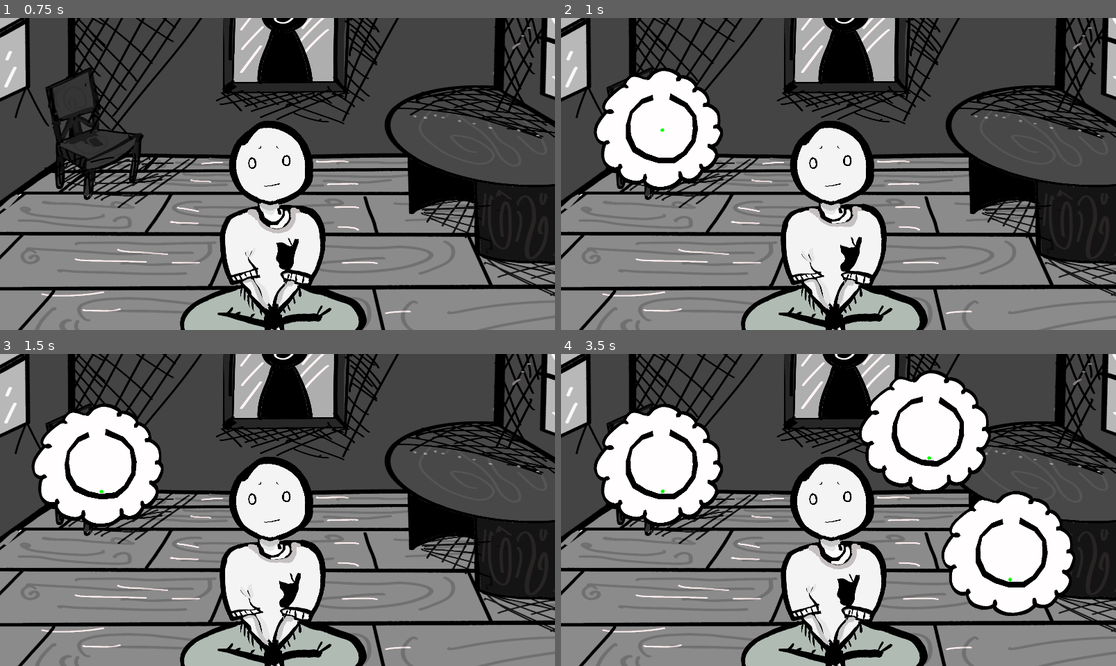
Above: before the commit, frames 1-4 (two rows, left to right).
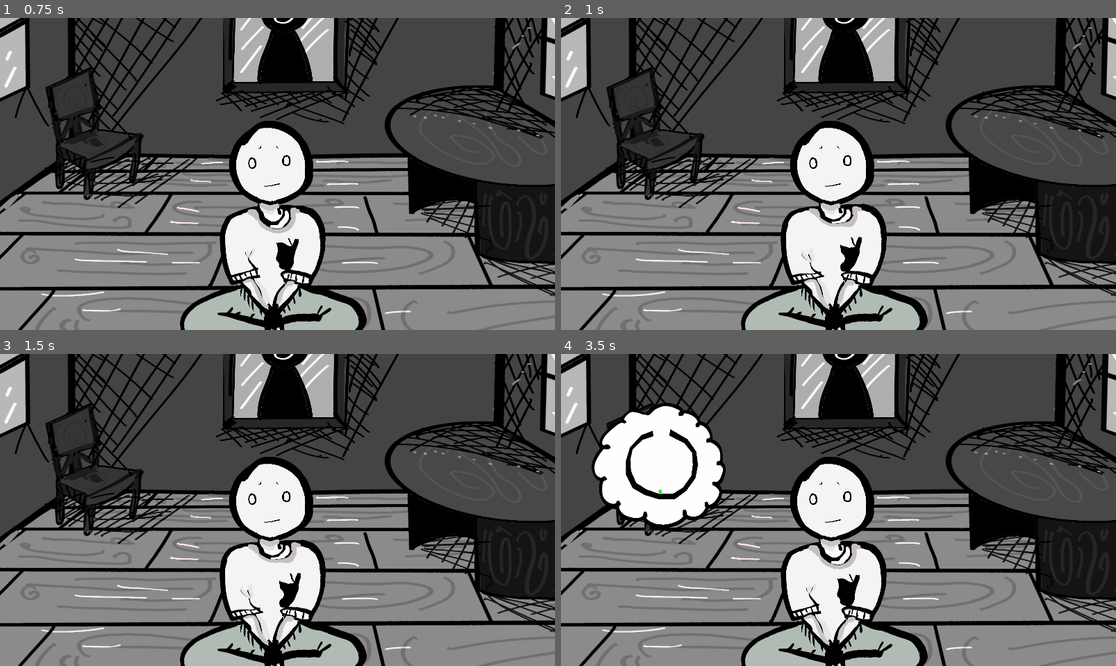
Above: after the commit, the same moments.

Repository: alilley96/gwj-097-imminent-doom
Game: Godot game, scene res://main/game.tscn
The game is run twice, just before and just after one commit, with the same random seed, the same clock (stepped at 60 frames per second) and the same inputs.
Inputs (mouse positions are in pixels of both pictures, inside the frame that each line leads up to):
- Up to frame 1 (0.75 s): tap Enter at 0.5 s; move the mouse to (399, 158) at 0.52 s; hold Mouse wheel down (rotate_clockwise) from 0.53 s (still down)
- Up to frame 2 (1 s): keep holding Mouse wheel down (rotate_clockwise); tap Mouse wheel up (rotate_counter_clockwise) at 0.8 s
- Up to frame 3 (1.5 s): move the mouse to (166, 525) at 1.27 s; release Mouse wheel down (rotate_clockwise) at 1.28 s; tap Mouse wheel up (rotate_counter_clockwise) at 1.35 s
- Up to frame 4 (3.5 s): tap Mouse wheel down (rotate_clockwise) at 1.55, 3.05 s; move the mouse to (894, 441) at 2.02 s; hold Mouse wheel down (rotate_clockwise) 2.03-2.78 s; tap Mouse wheel up (rotate_counter_clockwise) at 2.3, 2.85 s; move the mouse to (810, 572) at 2.77 s

Frame 1 is identical in both runs. In frame 2, 6.4% of the frame differs, in the area x 5-30%, y 15-56%; in frame 3, 6.6%; in frame 4, 15%, in the area x 5-93%, y 5-84%.

Commit message:
refactor spirals into dedicated controller

Diff:
--- a/main/game.tscn
+++ b/main/game.tscn
@@ -2,6 +2,7 @@
 
 [ext_resource type="Script" uid="uid://cjj4pg2rc7q6r" path="res://main/game_controller.gd" id="1_63c7r"]
 [ext_resource type="Script" uid="uid://desrwj3job6fl" path="res://main/input_controller.gd" id="2_2fwfh"]
+[ext_resource type="Script" uid="uid://b5nftxjid3qwf" path="res://spiral/spiral_controller.gd" id="3_3qcir"]
 [ext_resource type="PackedScene" uid="uid://cp8jissxbhjia" path="res://player/player.tscn" id="3_46yon"]
 [ext_resource type="PackedScene" uid="uid://btlu6np2304x1" path="res://spiral_spawn_point/spiral_spawn_point.tscn" id="4_vfw6y"]
 [ext_resource type="Texture2D" uid="uid://c8vljxkopppg" path="res://main/assets/background_0.png" id="5_vfw6y"]
@@ -17,18 +18,23 @@
 "speed": 5.0
 }]
 
-[node name="Game" type="Node2D" unique_id=2020320118 node_paths=PackedStringArray("input_controller", "player", "spiral_spawn_timer", "spiral_spawn_points")]
+[node name="Game" type="Node2D" unique_id=2020320118 node_paths=PackedStringArray("input_controller", "spiral_controller", "player")]
 script = ExtResource("1_63c7r")
 input_controller = NodePath("InputController")
+spiral_controller = NodePath("SpiralController")
 player = NodePath("Player")
-spiral_spawn_rate = 1.0
-spiral_spawn_timer = NodePath("SpiralSpawnTimer")
-spiral_spawn_points = [NodePath("SpiralSpawnPoints/SpiralSpawnPoint_0"), NodePath("SpiralSpawnPoints/SpiralSpawnPoint_1"), NodePath("SpiralSpawnPoints/SpiralSpawnPoint_2")]
 metadata/_custom_type_script = "uid://cjj4pg2rc7q6r"
 
 [node name="InputController" type="Node" parent="." unique_id=340821141]
 script = ExtResource("2_2fwfh")
 metadata/_custom_type_script = "uid://desrwj3job6fl"
+
+[node name="SpiralController" type="Node" parent="." unique_id=264240810 node_paths=PackedStringArray("spiral_spawn_timer", "spiral_spawn_points")]
+script = ExtResource("3_3qcir")
+spiral_spawn_rate = 2.0
+spiral_spawn_timer = NodePath("../SpiralSpawnTimer")
+spiral_spawn_points = [NodePath("../SpiralSpawnPoints/SpiralSpawnPoint_0"), NodePath("../SpiralSpawnPoints/SpiralSpawnPoint_1"), NodePath("../SpiralSpawnPoints/SpiralSpawnPoint_2")]
+metadata/_custom_type_script = "uid://b5nftxjid3qwf"
 
 [node name="Player" parent="." unique_id=1874287193 instance=ExtResource("3_46yon")]
 position = Vector2(29, 141)
--- a/main/game_controller.gd
+++ b/main/game_controller.gd
@@ -4,21 +4,8 @@
 # Exports ----------------------------------------------------------------
 
 @export var input_controller: InputController
+@export var spiral_controller: SpiralController
 @export var player: Player
-
-@export var spiral_spawn_rate: float
-@export var spiral_spawn_timer: Timer
-@export var spiral_spawn_points: Array[SpiralSpawnPoint]
-
-
-# Constants ----------------------------------------------------------------
-
-var SPIRAL_SCENE: PackedScene = preload("res://spiral/spiral.tscn")
-
-
-# Private Variables ----------------------------------------------------------------
-
-var _spirals: Array[Spiral]
 
 
 # Lifecycle Functions ----------------------------------------------------------------
@@ -26,18 +13,11 @@
 func _ready() -> void:
 	player.no_health.connect(_game_over)
 
-	spiral_spawn_timer.wait_time = spiral_spawn_rate
-	spiral_spawn_timer.timeout.connect(_spawn_spiral)
-	spiral_spawn_timer.start()
-
 	input_controller.rotate_clockwise.connect(_rotate_spirals_clockwise)
 	input_controller.rotate_counter_clockwise.connect(_rotate_spirals_counter_clockwise)
 
-
-func _process(_delta: float) -> void:
-	#if player.health > 0.0:
-		#light.light_energy = player.health
-	pass
+	spiral_controller.damage.connect(_apply_damage)
+	spiral_controller.heal.connect(_regen_health)
 
 
 # Private functions ----------------------------------------------------------------
@@ -46,56 +26,17 @@
 	print("Game Over!")
 
 
-func _spawn_spiral() -> void:
-	var spawn_point = _get_free_spawn_point()
-	if spawn_point == null:
-		return
-
-	var new_spiral = SPIRAL_SCENE.instantiate()
-	spawn_point.active_spiral = new_spiral
-	new_spiral.spawn_point = spawn_point
-
-	new_spiral.position = spawn_point.position
-	_spirals.append(new_spiral)
-
-	new_spiral.damage.connect(player.apply_damage)
-	new_spiral.completed.connect(_spiral_completed)
-
-	add_child(new_spiral)
-
-
-func _get_free_spawn_point() -> SpiralSpawnPoint:
-	var free_spawn_points = []
-	for point in spiral_spawn_points:
-		if not point.active_spiral:
-			free_spawn_points.append(point)
-
-	if free_spawn_points.size() == 0:
-		return null
-
-	var random_index = randi() % free_spawn_points.size()
-	var spawn_point = free_spawn_points[random_index]
-
-	return spawn_point
-
-
-func _spiral_completed(completed_spiral: Spiral, health_regen: float) -> void:
-	player.regen_health(health_regen)
-
-	_spirals.erase(completed_spiral)
-
-	completed_spiral.damage.disconnect(player.apply_damage)
-	completed_spiral.completed.disconnect(_spiral_completed)
-
-	completed_spiral.spawn_point.active_spiral = null
-	completed_spiral.destroy()
-
-
 func _rotate_spirals_clockwise() -> void:
-	for spiral in _spirals:
-		spiral.rotate_clockwise()
+	spiral_controller.rotate_spirals_clockwise()
 
 
 func _rotate_spirals_counter_clockwise() -> void:
-	for spiral in _spirals:
-		spiral.rotate_counter_clockwise()
+	spiral_controller.rotate_spirals_counter_clockwise()
+
+
+func _apply_damage(amount: float) -> void:
+	player.apply_damage(amount)
+
+
+func _regen_health(amount: float) -> void:
+	player.regen_health(amount)
--- a/player/player.gd
+++ b/player/player.gd
@@ -26,7 +26,7 @@
 
 
 func _process(_delta: float) -> void:
-	var current_state = PlayerStates.CONTENT
+	var current_state := PlayerStates.CONTENT
 
 	for state in PlayerStates.STATES:
 		if _health < state.health_threshold:
--- a/spiral/spiral.gd
+++ b/spiral/spiral.gd
@@ -3,8 +3,7 @@
 
 # Signals
 
-signal damage()
-signal completed(spiral: Spiral, health_regen: float)
+signal completed(spiral: Spiral)
 
 
 # Exports ----------------------------------------------------------------
@@ -12,7 +11,7 @@
 @export var thought_bubble_sprite: AnimatedSprite2D
 @export var maze_container: StaticBody2D
 @export var ball: Node2D
-@export var damage_timer: Timer
+@export var damage_per_second: float = 5.0
 @export var maze_end_area: Area2D
 
 @export var health_regen: float = 10.0
@@ -23,21 +22,11 @@
 var spawn_point: SpiralSpawnPoint = null
 
 
-# Private variables ----------------------------------------------------------------
-
-var _damage_per_second: float = 5.0
-
-
 # Lifecycle Functions ----------------------------------------------------------------
 
 func _ready() -> void:
 	thought_bubble_sprite.animation = "default"
 	thought_bubble_sprite.play()
-
-	damage_timer.wait_time = 1.0
-	damage_timer.timeout.connect(_damage_timer_timeout)
-	damage_timer.one_shot = false
-	damage_timer.start()
 
 	maze_end_area.body_entered.connect(_maze_completed)
 
@@ -63,9 +52,5 @@
 
 # Private Functions -----------------------------------------------------------------
 
-func _damage_timer_timeout() -> void:
-	damage.emit(_damage_per_second)
-
-
 func _maze_completed(_body: Node2D) -> void:
-	completed.emit(self, health_regen)
+	completed.emit(self)
--- a/spiral/spiral.tscn
+++ b/spiral/spiral.tscn
@@ -53,12 +53,11 @@
 [sub_resource type="CircleShape2D" id="CircleShape2D_pcdha"]
 radius = 8.0
 
-[node name="Spiral" type="Node2D" unique_id=1670825711 node_paths=PackedStringArray("thought_bubble_sprite", "maze_container", "ball", "damage_timer", "maze_end_area")]
+[node name="Spiral" type="Node2D" unique_id=1670825711 node_paths=PackedStringArray("thought_bubble_sprite", "maze_container", "ball", "maze_end_area")]
 script = ExtResource("1_1wqmu")
 thought_bubble_sprite = NodePath("AnimatedSprite2D")
 maze_container = NodePath("Maze")
 ball = NodePath("Ball")
-damage_timer = NodePath("DamageTimer")
 maze_end_area = NodePath("Maze/MazeEndArea2D")
 metadata/_custom_type_script = "uid://b6cm8ecfo86uo"
 
@@ -66,7 +65,7 @@
 position = Vector2(0, 29)
 scale = Vector2(0.3, 0.3)
 sprite_frames = SubResource("SpriteFrames_djd8e")
-frame_progress = 0.17204823
+frame_progress = 0.39136052
 
 [node name="Maze" type="StaticBody2D" parent="." unique_id=949086165]
 
--- /dev/null
+++ b/spiral/spiral_controller.gd
@@ -0,0 +1,99 @@
+class_name SpiralController
+extends Node
+
+# Signals ----------------------------------------------------------------
+
+signal damage(amount: float)
+signal heal(amount: float)
+
+
+# Exports ----------------------------------------------------------------
+
+@export var spiral_spawn_rate: float
+@export var spiral_spawn_timer: Timer
+@export var spiral_spawn_points: Array[SpiralSpawnPoint]
+
+
+# Constants ----------------------------------------------------------------
+
+var SPIRAL_SCENE: PackedScene = preload("res://spiral/spiral.tscn")
+
+
+# Private Variables ----------------------------------------------------------------
+
+var _spirals: Array[Spiral]
+
+
+# Lifecycle Functions ----------------------------------------------------------------
+
+func _ready() -> void:
+	spiral_spawn_timer.wait_time = spiral_spawn_rate
+	spiral_spawn_timer.timeout.connect(_spawn_spiral)
+	spiral_spawn_timer.start()
+
+
+func _process(delta: float) -> void:
+	var frame_damage := 0.0
+	for spiral in _spirals:
+		frame_damage += spiral.damage_per_second
+
+	frame_damage *= delta
+
+	damage.emit(frame_damage)
+
+
+# Private functions ----------------------------------------------------------------
+
+func _spawn_spiral() -> void:
+	var spawn_point := _get_free_spawn_point()
+	if spawn_point == null:
+		return
+
+	var new_spiral := SPIRAL_SCENE.instantiate()
+	spawn_point.active_spiral = new_spiral
+	new_spiral.spawn_point = spawn_point
+
+	new_spiral.position = spawn_point.position
+	_spirals.append(new_spiral)
+
+	new_spiral.completed.connect(_spiral_completed)
+
+	add_child(new_spiral)
+
+
+func _get_free_spawn_point() -> SpiralSpawnPoint:
+	var free_spawn_points: Array[SpiralSpawnPoint] = []
+	for point in spiral_spawn_points:
+		if not point.active_spiral:
+			free_spawn_points.append(point)
+
+	if free_spawn_points.size() == 0:
+		return null
+
+	var random_index := randi() % free_spawn_points.size()
+	var spawn_point := free_spawn_points[random_index]
+
+	return spawn_point
+
+
+func _spiral_completed(completed_spiral: Spiral) -> void:
+	heal.emit(completed_spiral.health_regen)
+
+	_spirals.erase(completed_spiral)
+
+	completed_spiral.completed.disconnect(_spiral_completed)
+
+	completed_spiral.spawn_point.active_spiral = null
+	completed_spiral.destroy()
+
+
+# Public functions ----------------------------------------------------------------
+
+func rotate_spirals_clockwise() -> void:
+	for spiral in _spirals:
+		spiral.rotate_clockwise()
+
+
+func rotate_spirals_counter_clockwise() -> void:
+	for spiral in _spirals:
+		spiral.rotate_counter_clockwise()
Not shown, added: spiral/spiral_controller.gd.uid
